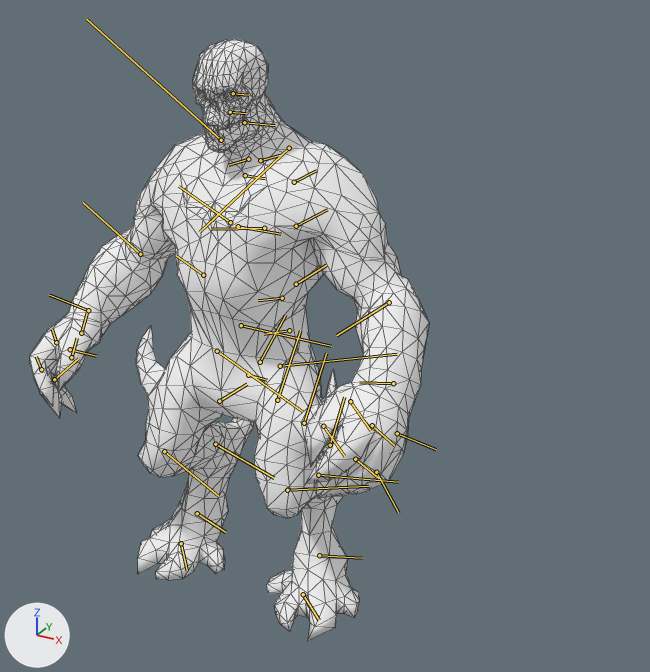
The glTF model assets/heroes/shadow_demon/models/hero.glb: old version first, new version second.
Camera for both pictures: a 50 mm camera at (4.33, -6.59, 5.9) aimed at (0.25, 0.82, 2.2). The axes (+X, +Y, +Z) are drawn at lower left. The lights are the same throughout. The picture after the commit comes second. The bones that change, and the others that lie on the model, are drawn over the model as lines. Mesh edges are drawn as thin lines.

The first picture shows 'shadow_demon.001'.
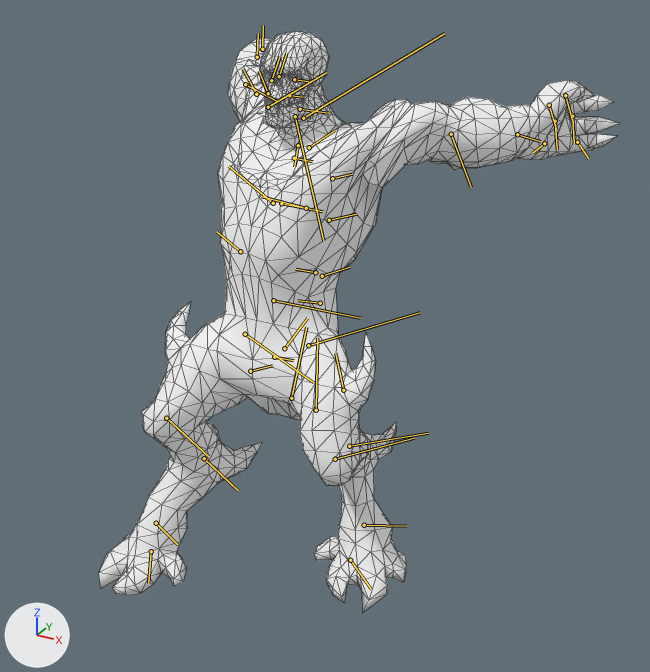
The newer file adds an action. The first version stands in its rest pose; the second is drawn at frame 6 of the action 'ability3_ti7_base'.

The change in detail:
Bone 'root' (bone_root) moves from (0.0, 0.0, 0.0) to (-0.46, 0.0, 0.0).
Bone 'root' (bone_root) turns from (0, 0, 0) to (1, -14, 4) degrees about its own x, y and z.
Bone 'thigh_R' (bone_thigh_r) turns from (0, 0, 0) to (-12, -9, 6) degrees about its own x, y and z.
Bone 'knee_R' (bone_knee_r) turns from (0, 0, 0) to (0, -11, 0) degrees about its own x, y and z.
Bone 'ankle_R' (bone_ankle_r) turns from (0, 0, 0) to (-13, 8, 6) degrees about its own x, y and z.
Bone 'toeBall_R' (bone_toeball_r) turns from (0, 0, 0) to (8, 43, -5) degrees about its own x, y and z.
Bone 'spine1' (bone_spine1) moves from (0.0, 0.0, 0.0) to (0.03, -0.01, 0.0).
Bone 'spine1' (bone_spine1) turns from (0, 0, 0) to (-3, 2, 1) degrees about its own x, y and z.
Bone 'spine2' (bone_spine2) turns from (0, 0, 0) to (0, 1, 3) degrees about its own x, y and z.
Bone 'spine3' (bone_spine3) turns from (0, 0, 0) to (0, 1, 0) degrees about its own x, y and z.
Bone 'clavicle_L' (bone_clavicle_l) turns from (0, 0, 0) to (47, -62, -81) degrees about its own x, y and z.
Bone 'bicep_L' (bone_bicep_l) turns from (0, 0, 0) to (-121, -43, 81) degrees about its own x, y and z.
Bone 'elbow_L' (bone_elbow_l) moves from (0.0, 0.0, 0.0) to (0.03, 0.0, 0.03).
Bone 'elbow_L' (bone_elbow_l) turns from (0, 0, 0) to (0, -34, 0) degrees about its own x, y and z.
Bone 'wrist_L' (bone_wrist_l) moves from (0.0, 0.0, 0.0) to (-0.04, 0.01, -0.01).
Bone 'wrist_L' (bone_wrist_l) turns from (0, 0, 0) to (-15, -6, -32) degrees about its own x, y and z.
Bone 'l_pinky2_0' (bone_l_pinky2_0) turns from (0, 0, 0) to (-3, 11, -4) degrees about its own x, y and z.
Bone 'l_pinky2_1' (bone_l_pinky2_1) turns from (0, 0, 0) to (2, -4, -3) degrees about its own x, y and z.
Bone 'Index_0_L' (bone_index_0_l) moves from (0.0, 0.0, 0.0) to (0.07, 0.1, 0.02).
Bone 'Index_1_L' (bone_index_1_l) moves from (0.0, 0.0, 0.0) to (-0.09, 0.0, 0.0).
Bone 'Thumb_0_L' (bone_thumb_0_l) moves from (0.0, 0.0, 0.0) to (0.0, 0.0, 0.03).
Bone 'Thumb_1_L' (bone_thumb_1_l) moves from (0.0, 0.0, 0.0) to (-0.12, 0.0, 0.0).
Bone 'clavicle_R' (bone_clavicle_r) turns from (0, 0, 0) to (47, -62, -81) degrees about its own x, y and z.
Bone 'bicep_R' (bone_bicep_r) turns from (0, 0, 0) to (-121, -43, 81) degrees about its own x, y and z.
Bone 'elbow_R' (bone_elbow_r) moves from (0.0, 0.0, 0.0) to (-0.03, 0.0, -0.03).
Bone 'elbow_R' (bone_elbow_r) turns from (0, 0, 0) to (0, -21, 0) degrees about its own x, y and z.
Bone 'wrist_R' (bone_wrist_r) moves from (0.0, 0.0, 0.0) to (0.04, -0.01, 0.01).
Bone 'wrist_R' (bone_wrist_r) turns from (0, 0, 0) to (-13, -27, -68) degrees about its own x, y and z.
Bone 'r_pinky3_0' (bone_r_pinky3_0) turns from (0, 0, 0) to (8, 3, -6) degrees about its own x, y and z.
Bone 'r_pinky3_1' (bone_r_pinky3_1) turns from (0, 0, 0) to (8, 3, -6) degrees about its own x, y and z.
Bone 'Index_0_R' (bone_index_0_r) moves from (0.0, 0.0, 0.0) to (-0.07, -0.1, -0.02).
Bone 'Index_1_R' (bone_index_1_r) moves from (0.0, 0.0, 0.0) to (0.09, 0.0, 0.0).
Bone 'Thumb_0_R' (bone_thumb_0_r) moves from (0.0, 0.0, 0.0) to (0.0, 0.0, -0.03).
Bone 'Thumb_1_R' (bone_thumb_1_r) moves from (0.0, 0.0, 0.0) to (0.12, 0.0, 0.0).
Bone 'thigh_L' (bone_thigh_l) turns from (0, 0, 0) to (2, 8, 10) degrees about its own x, y and z.
Bone 'knee_L' (bone_knee_l) turns from (0, 0, 0) to (0, 6, 0) degrees about its own x, y and z.
Bone 'ankle_L' (bone_ankle_l) turns from (0, 0, 0) to (-4, -5, 2) degrees about its own x, y and z.
Bone 'toeBall_L' (bone_toeball_l) turns from (0, 0, 0) to (-5, 20, -16) degrees about its own x, y and z.
Bone 'cloth_tail_R0C0' (bone_cloth_tail_r0c0) turns from (0, 0, 0) to (0, 0, -5) degrees about its own x, y and z.
Bone 'cloth_tail_R1C0' (bone_cloth_tail_r1c0) turns from (0, 0, 0) to (0, 0, 27) degrees about its own x, y and z.
Bone 'cloth_tail_R2C0' (bone_cloth_tail_r2c0) turns from (0, 0, 0) to (0, 0, 27) degrees about its own x, y and z.

Pixel boxes (x1, y1, x2, y2) of what changed, in the pictures (650 x 672 px):
'shadow_demon.001', posed (30% wider): before (30, 39, 429, 641); after (99, 31, 620, 613)
bone 'root', root to tip: before (248, 375) to (267, 380); after (274, 357) to (293, 360)
bone 'thigh_R', root to tip: before (217, 351) to (302, 411); after (245, 334) to (313, 382)
bone 'knee_R', root to tip: before (164, 451) to (218, 496); after (166, 418) to (208, 456)
bone 'ankle_R', root to tip: before (215, 444) to (274, 478); after (204, 458) to (238, 490)
bone 'toeBall_R', root to tip: before (197, 513) to (225, 532); after (156, 523) to (177, 544)
bone 'spine1', root to tip: before (241, 325) to (331, 346); after (273, 300) to (360, 318)
bone 'spine2', root to tip: before (238, 226) to (281, 234); after (281, 203) to (322, 211)
bone 'spine3', root to tip: before (245, 175) to (265, 178); after (294, 158) to (312, 161)
bone 'clavicle_L', root to tip: before (260, 160) to (280, 155); after (309, 147) to (334, 130)
bone 'bicep_L', root to tip: before (289, 148) to (199, 232); after (295, 116) to (323, 240)
bone 'elbow_L', root to tip: before (389, 302) to (336, 335); after (451, 134) to (471, 187)
bone 'wrist_L', root to tip: before (393, 383) to (359, 382); after (517, 134) to (540, 141)
bone 'l_pinky2_0', root to tip: before (397, 433) to (436, 449); after (544, 143) to (532, 153)
bone 'l_pinky2_1', root to tip: before (376, 472) to (398, 512); after (577, 142) to (588, 158)
bone 'Index_0_L', root to tip: before (372, 425) to (394, 445); after (555, 121) to (557, 149)
bone 'Index_1_L', root to tip: before (355, 459) to (379, 478); after (572, 116) to (574, 144)
bone 'Thumb_0_L', root to tip: before (350, 401) to (371, 431); after (549, 105) to (556, 130)
bone 'Thumb_1_L', root to tip: before (323, 426) to (344, 456); after (565, 95) to (572, 121)
bone 'clavicle_R', root to tip: before (248, 159) to (228, 165); after (298, 145) to (294, 166)
bone 'bicep_R', root to tip: before (221, 140) to (86, 19); after (303, 118) to (444, 33)
bone 'elbow_R', root to tip: before (140, 254) to (83, 202); after (268, 107) to (326, 72)
bone 'wrist_R', root to tip: before (88, 310) to (49, 295); after (245, 84) to (276, 101)
bone 'r_pinky3_0', root to tip: before (70, 349) to (96, 356); after (256, 94) to (243, 69)
bone 'r_pinky3_1', root to tip: before (54, 379) to (78, 358); after (268, 93) to (259, 71)
bone 'Index_0_R', root to tip: before (56, 342) to (52, 329); after (271, 80) to (279, 57)
bone 'Index_1_R', root to tip: before (41, 369) to (36, 356); after (279, 76) to (286, 53)
bone 'Thumb_0_R', root to tip: before (81, 333) to (87, 313); after (257, 57) to (258, 33)
bone 'Thumb_1_R', root to tip: before (71, 357) to (77, 338); after (262, 49) to (263, 25)
bone 'thigh_L', root to tip: before (280, 366) to (397, 354); after (308, 345) to (420, 312)
bone 'knee_L', root to tip: before (287, 490) to (368, 486); after (335, 459) to (414, 438)
bone 'ankle_L', root to tip: before (318, 475) to (398, 482); after (349, 446) to (428, 433)
bone 'toeBall_L', root to tip: before (319, 555) to (362, 558); after (364, 525) to (406, 526)
bone 'cloth_tail_R0C0', root to tip: before (260, 362) to (285, 315); after (284, 348) to (307, 318)
bone 'cloth_tail_R1C0', root to tip: before (277, 400) to (300, 330); after (291, 398) to (306, 327)
bone 'cloth_tail_R2C0', root to tip: before (304, 423) to (326, 353); after (316, 410) to (317, 338)
